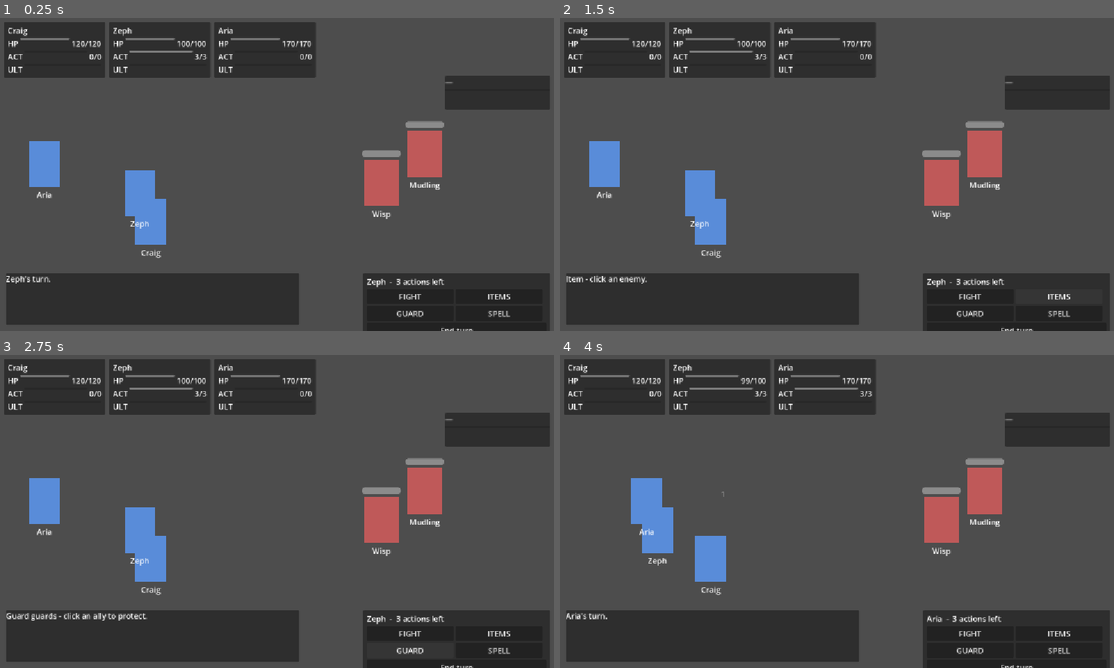
Above: before the commit, frames 1-4 (two rows, left to right).
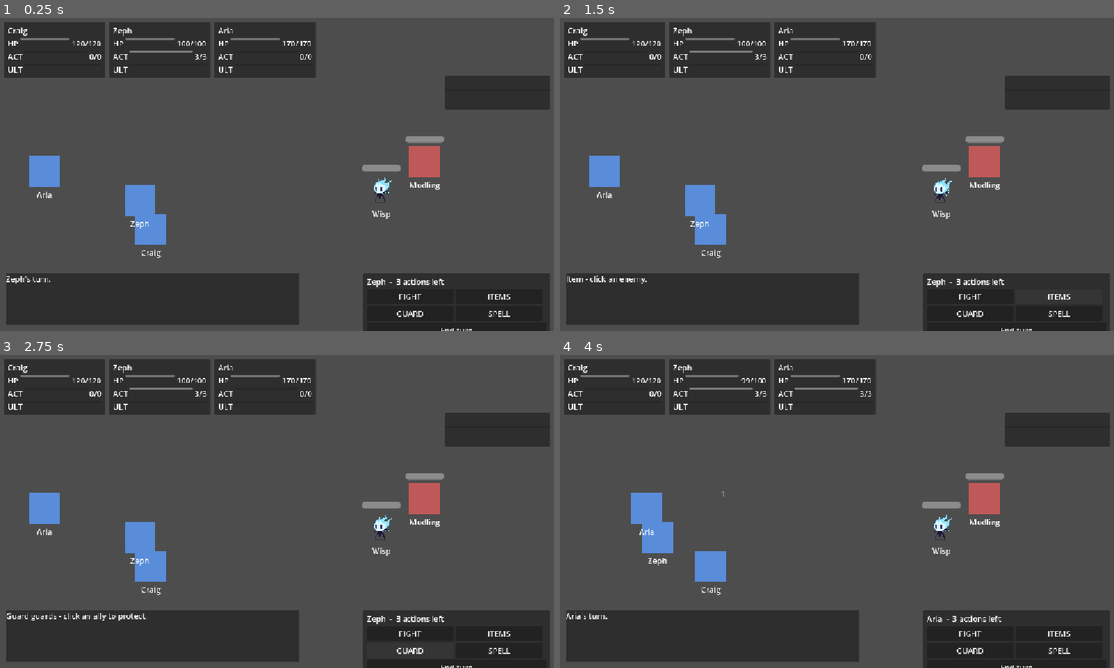
Above: after the commit, the same moments.

Repository: j75484696-bot/rpg_game_dmitra
Game: Godot game, scene res://scenes/battle/battle.tscn
Two runs of this game, one before a commit and one after it. Both use one fixed random seed, a clock stepped at 60 frames per second and the inputs below.
Inputs:
- Up to frame 1 (0.25 s): no input
- Up to frame 2 (1.5 s): click "FIGHT" at 0.5 s; click "ITEMS" at 1.25 s
- Up to frame 3 (2.75 s): click "GUARD" at 2 s
- Up to frame 4 (4 s): click "SPELL" at 2.75 s; click "End turn" at 3.5 s

The runs differ from the first frame. In frame 1, 3.1% of the frame differs, in the area x 1-93%, y 3-100%; in frame 2, 3.2%; in frame 3, 3.3%; in frame 4, 3.1%.

Commit message:
Add sprite sheet support and the first enemy animation
Art is found BY NAME, so adding a creature's idle means dropping one
file in the right place -- no scene editing, no code change:

    assets/sprites/characters/enemy_<slug>_bidle.png

SpriteSheet.strip_auto() infers the frame count from texture width, so a
strip can be re-exported with more frames without touching anything.

hero.tscn and enemy.tscn now carry an empty AnimatedSprite2D plus a
Placeholder block. Art hides the placeholder; creatures without art keep
theirs. Verified they coexist in one fight:

    Wisp     -> 8 frames, playing, placeholder hidden
    Mudling  -> no sheet, placeholder shown
    Craig / Zeph / Aria -> no sheet, placeholder shown

So art can land one file at a time without breaking the build.

Sets default_texture_filter=0 (Nearest). Godot defaults to linear, which
blurs pixel art into mush -- this had to land before any sprite did.

First real asset: enemy_wisp_bidle.png, 512x64, 8 frames at 12fps.

Co-Authored-By: Claude Opus 5 <noreply@anthropic.com>

Diff:
--- /dev/null
+++ b/core/SpriteSheet.gd
@@ -0,0 +1,45 @@
+# SpriteSheet.gd — turn a horizontal strip into SpriteFrames at runtime.
+# Do NOT autoload this file. It is a class_name and is global automatically.
+#
+# Art arrives as one PNG per animation: a single row of equal cells, no padding.
+# This slices it, so adding a new creature's idle is a matter of dropping the
+# file in the right place — no scene editing, no hand-built AtlasTextures.
+#
+#     var frames := SpriteSheet.strip(tex, 64, 8, 12.0)
+#     $Sprite.sprite_frames = frames
+#     $Sprite.play("bidle")
+class_name SpriteSheet
+extends RefCounted
+
+const ANIM := &"bidle"
+
+# Where a creature's idle strip lives, by convention. Returns null if there is
+# no art for that name yet — callers fall back to a placeholder.
+#   "Frostbite Imp" -> res://assets/sprites/characters/enemy_frostbite_imp_bidle.png
+static func find_idle(display_name: String, prefix: String = "enemy") -> Texture2D:
+	var slug: String = display_name.to_lower().replace(" ", "_")
+	var path: String = "res://assets/sprites/characters/%s_%s_bidle.png" % [prefix, slug]
+	if not ResourceLoader.exists(path):
+		return null
+	return load(path) as Texture2D
+
+# Slice a single-row strip into a looping animation.
+# cell is the square cell size; count is how many frames the row holds.
+static func strip(texture: Texture2D, cell: int, count: int, fps: float = 12.0) -> SpriteFrames:
+	var frames := SpriteFrames.new()
+	frames.clear_all()
+	frames.add_animation(ANIM)
+	frames.set_animation_loop(ANIM, true)
+	frames.set_animation_speed(ANIM, fps)
+	for i in count:
+		var slice := AtlasTexture.new()
+		slice.atlas = texture
+		slice.region = Rect2(i * cell, 0, cell, cell)
+		frames.add_frame(ANIM, slice)
+	return frames
+
+# Frame count inferred from the texture, so a strip can be re-exported with a
+# different number of frames without touching code.
+static func strip_auto(texture: Texture2D, cell: int = 64, fps: float = 12.0) -> SpriteFrames:
+	var count: int = max(1, int(texture.get_width() / cell))
+	return strip(texture, cell, count, fps)
--- a/project.godot
+++ b/project.godot
@@ -37,4 +37,6 @@
 
 [rendering]
 
+textures/canvas_textures/default_texture_filter=0
+
 rendering_device/driver.windows="d3d12"
--- a/scenes/battle/battle.gd
+++ b/scenes/battle/battle.gd
@@ -132,6 +132,7 @@
 		var node := HERO_SCENE.instantiate()
 		hero_slots[i].add_child(node)
 		node.get_node("NameLabel").text = str(battle.heroes[i]["name"])
+		_dress(node, str(battle.heroes[i]["name"]), "hero")
 		node.get_node("ClickArea").input_event.connect(_on_combatant_clicked.bind(i, true))
 		hero_nodes.append(node)
 
@@ -147,9 +148,23 @@
 		var bar: ProgressBar = node.get_node("HpBar")
 		bar.max_value = int(e.get("max_hp", 1))
 		bar.value = int(e.get("hp", bar.max_value))
+		_dress(node, str(e.get("name", "")), "enemy")
 		node.get_node("ClickArea").input_event.connect(_on_combatant_clicked.bind(i, false))
 		enemy_nodes.append(node)
 		enemy_home.append(node.position.x)
+
+# Give a combatant its idle animation if art exists for it, otherwise leave the
+# placeholder block showing. Art is found by name, so dropping
+# assets/sprites/characters/enemy_mudling_bidle.png into the project is all it
+# takes to replace that block — no scene editing, no code change.
+func _dress(node: Node2D, display_name: String, prefix: String) -> void:
+	var texture := SpriteSheet.find_idle(display_name, prefix)
+	if texture == null:
+		return
+	var sprite: AnimatedSprite2D = node.get_node("Sprite")
+	sprite.sprite_frames = SpriteSheet.strip_auto(texture)
+	sprite.play(SpriteSheet.ANIM)
+	node.get_node("Placeholder").visible = false
 
 # --- Display --------------------------------------------------------------
 
--- a/scenes/battle/enemy.tscn
+++ b/scenes/battle/enemy.tscn
@@ -1,21 +1,24 @@
 [gd_scene load_steps=2 format=3]
 
-[sub_resource type="RectangleShape2D" id="1"]
-size = Vector2(72, 96)
+[sub_resource type="RectangleShape2D" id="hit"]
+size = Vector2(56, 64)
 
 [node name="Enemy" type="Node2D"]
 
-[node name="Sprite" type="ColorRect" parent="."]
-offset_left = -36.0
-offset_top = -96.0
-offset_right = 36.0
+[node name="Placeholder" type="ColorRect" parent="."]
+offset_left = -32.0
+offset_top = -64.0
+offset_right = 32.0
 color = Color(0.75, 0.35, 0.35, 1)
+
+[node name="Sprite" type="AnimatedSprite2D" parent="."]
+offset = Vector2(0, -32)
 
 [node name="HpBar" type="ProgressBar" parent="."]
 offset_left = -40.0
-offset_top = -116.0
+offset_top = -86.0
 offset_right = 40.0
-offset_bottom = -102.0
+offset_bottom = -72.0
 show_percentage = false
 
 [node name="NameLabel" type="Label" parent="."]
@@ -29,5 +32,5 @@
 [node name="ClickArea" type="Area2D" parent="."]
 
 [node name="Collision" type="CollisionShape2D" parent="ClickArea"]
-position = Vector2(0, -48)
-shape = SubResource("1")
+position = Vector2(0, -32)
+shape = SubResource("hit")
--- a/scenes/battle/hero.tscn
+++ b/scenes/battle/hero.tscn
@@ -1,15 +1,18 @@
 [gd_scene load_steps=2 format=3]
 
-[sub_resource type="RectangleShape2D" id="1"]
-size = Vector2(64, 96)
+[sub_resource type="RectangleShape2D" id="hit"]
+size = Vector2(56, 64)
 
 [node name="Hero" type="Node2D"]
 
-[node name="Sprite" type="ColorRect" parent="."]
+[node name="Placeholder" type="ColorRect" parent="."]
 offset_left = -32.0
-offset_top = -96.0
+offset_top = -64.0
 offset_right = 32.0
 color = Color(0.35, 0.55, 0.85, 1)
+
+[node name="Sprite" type="AnimatedSprite2D" parent="."]
+offset = Vector2(0, -32)
 
 [node name="NameLabel" type="Label" parent="."]
 offset_left = -48.0
@@ -22,5 +25,5 @@
 [node name="ClickArea" type="Area2D" parent="."]
 
 [node name="Collision" type="CollisionShape2D" parent="ClickArea"]
-position = Vector2(0, -48)
-shape = SubResource("1")
+position = Vector2(0, -32)
+shape = SubResource("hit")
Binary file added: assets/sprites/characters/enemy_wisp_bidle.png
Not shown, added: assets/sprites/characters/enemy_wisp_bidle.png.import
Not shown, added: core/SpriteSheet.gd.uid
Not shown, changed: CHANGELOG.md
